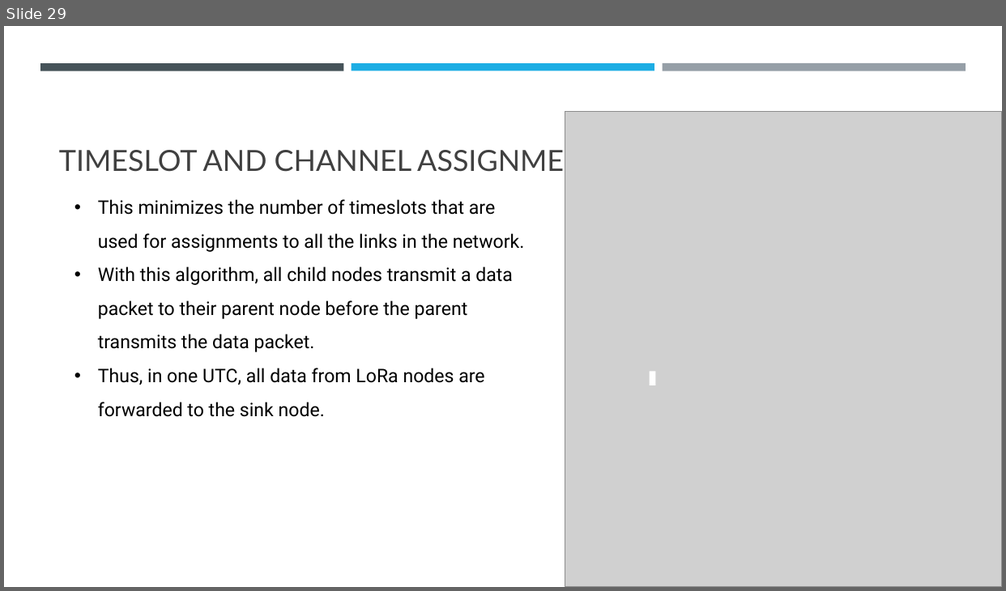
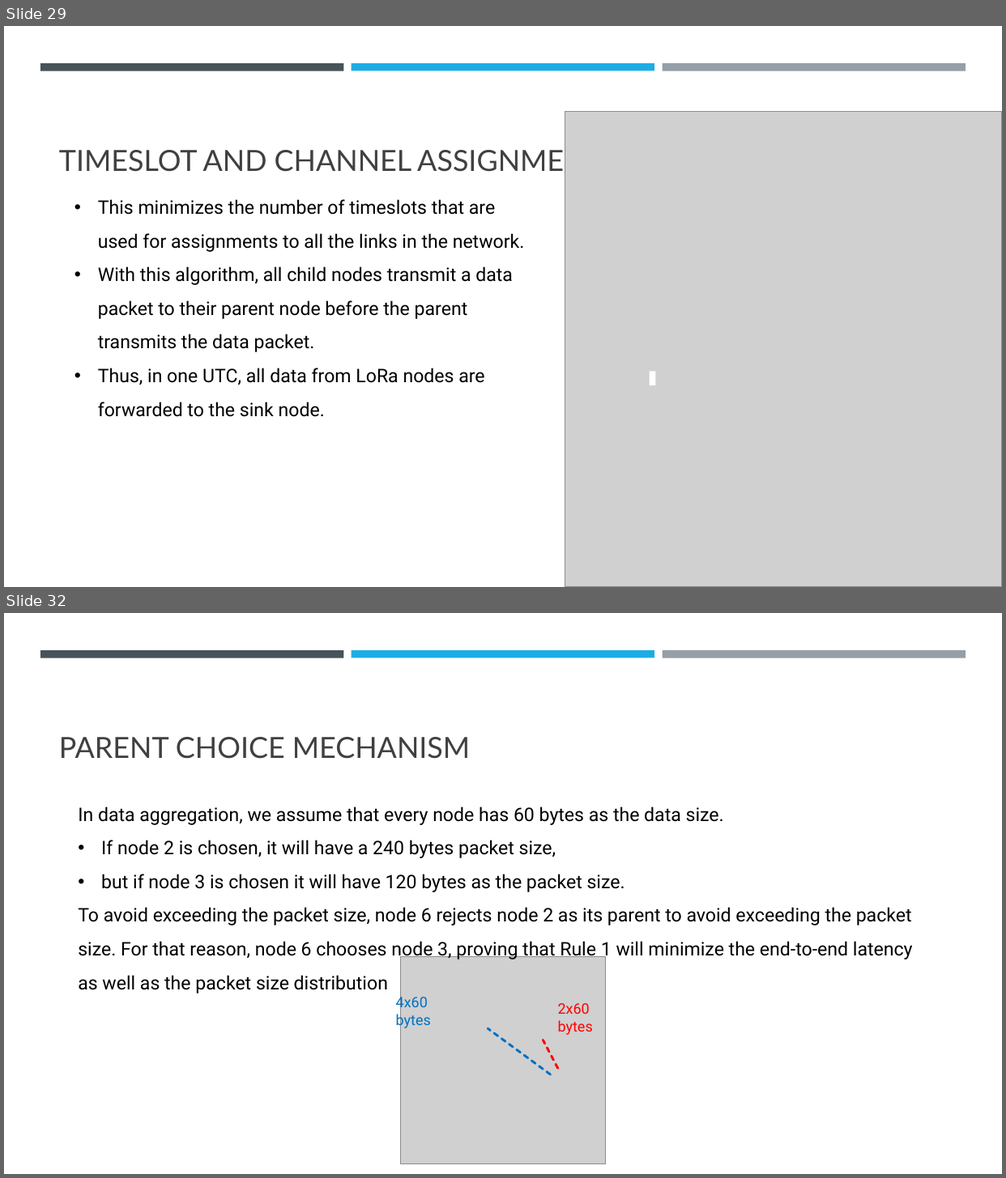
Before and after one commit to Wanarut/Review_literature, a slide deck: Multi-Hop LoRa Network Protocol with Minimized Latency.pptx. Shown one above the other, each under a label of ours: slide 29 before the commit, slides 29 and 32 after it; the slides between them are not shown. The pictures are 1006x591 and 1006x1178 pixels, drawn with LibreOffice and Linux fonts; fonts in the diff are those of the drawing; grey boxes stand for pictures. Boxes give left, top, right and bottom in pixels: in the first picture for what was removed or moved away, otherwise in the second. Text is boxed around its words. In the diff, an @@ line names an element or a change of style, - is before the commit and + after.

```diff
--- a/Multi-Hop LoRa Network Protocol with Minimized Latency.pptx
+++ b/Multi-Hop LoRa Network Protocol with Minimized Latency.pptx
@@ slide 32 added at <box>4,613,1002,1174</box>, background #FFFFFF; not listed: 3 template elements that a slide beside it also shows @@
@@ title added at <box>59,737,470,759</box>, 28 pt, text #404040 @@
+PARENT CHOICE MECHANISM
@@ text added at <box>78,807,913,994</box>, 18 pt, text #000000 @@
+In data aggregation, we assume that every node has 60 bytes as the data size.
+• If node 2 is chosen, it will have a 240 bytes packet size,
+• but if node 3 is chosen it will have 120 bytes as the packet size.
+To avoid exceeding the packet size, node 6 rejects node 2 as its parent to avoid exceeding the packet size. For that reason, node 6 chooses node 3, proving that Rule 1 will minimize the end-to-end latency as well as the packet size distribution
@@ picture added at <box>401,957,606,1164</box> @@
@@ text added at <box>396,995,431,1030</box>, 14 pt, text #0070C0 @@
+4x60 bytes
@@ text added at <box>558,1003,593,1035</box>, 14 pt, text #FF0000 @@
+2x60 bytes
@@ line added from (551, 1075) to (488, 1029), #0070C0 2.25 pt dashed @@
@@ line added from (558, 1069) to (543, 1041), #FF0000 2.25 pt dashed @@
```
Also in this commit, not shown: 7 slides changed, 11 other slides added, 1 slide removed, 1 other file.
